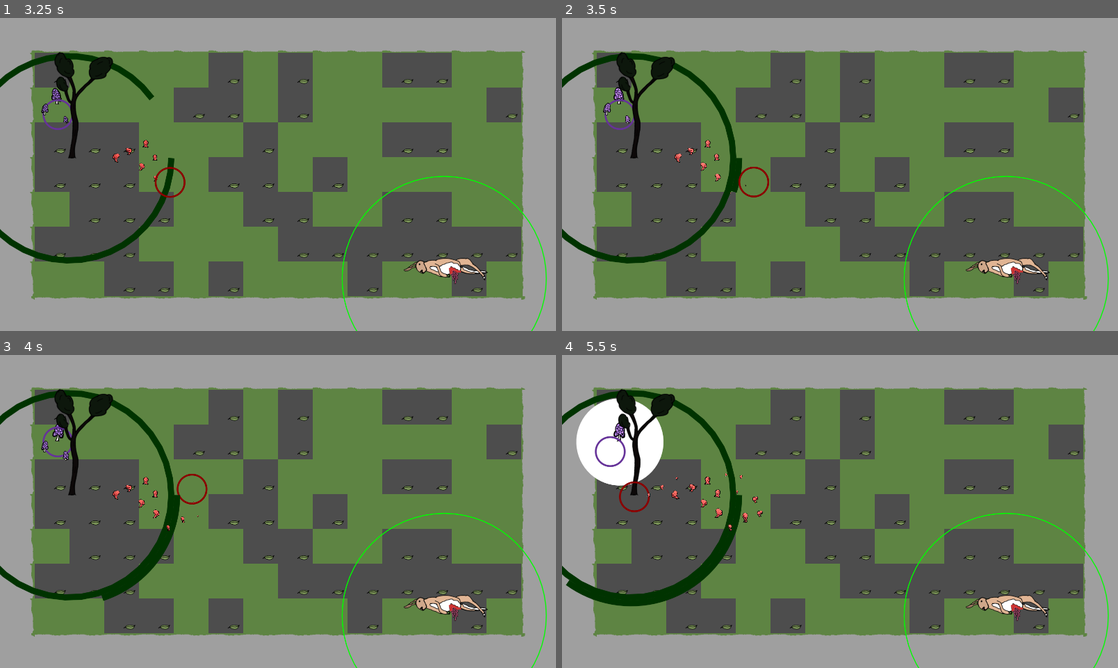
Above: before the commit, frames 1-4 (two rows, left to right).
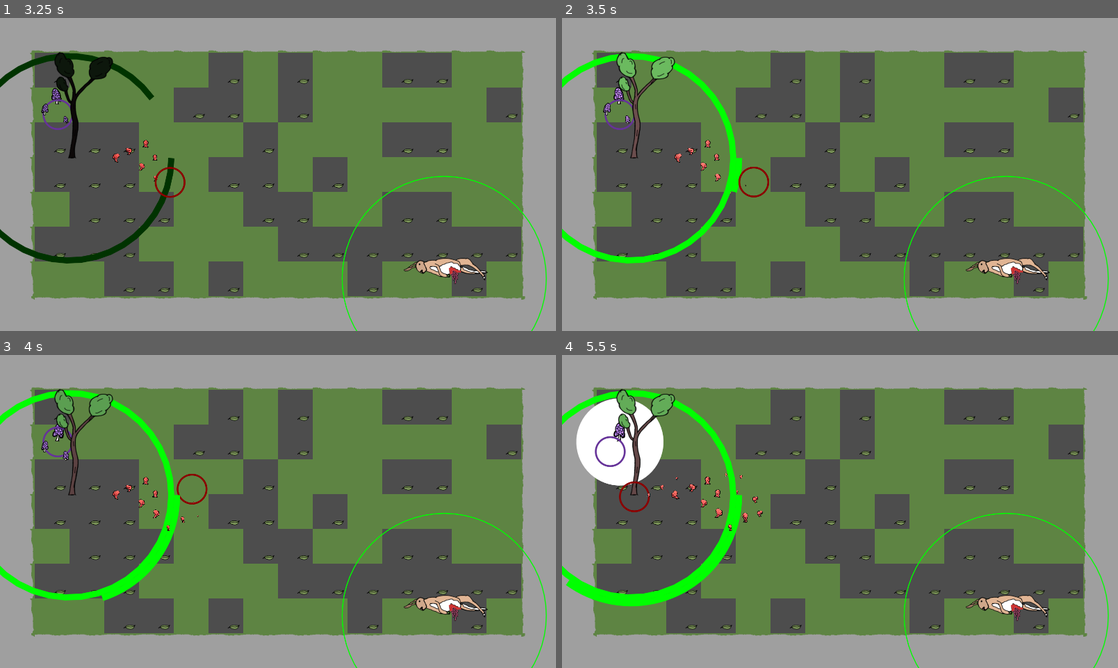
Above: after the commit, the same moments.

Repository: carcinizer/slavic-2025
Game: Godot game, scene res://scenes/main_menu.tscn
Same seed, same stepped clock (60 frames per second), same inputs: the game is played once before the commit and once after it.
Inputs:
- Up to frame 1 (3.25 s): click "Play" at 0.5 s; tap Enter at 1.25 s; hold Right (right1) 1.28-2.03 s; tap S (down2) at 1.35 s; hold Down (down1) 2.03-2.78 s; tap A (left2) at 2.1 s; hold Right (right1) from 2.78 s (still down); tap D (right2) at 2.85 s
- Up to frame 2 (3.5 s): keep holding Right (right1)
- Up to frame 3 (4 s): release Right (right1) at 3.53 s; hold Up (up1) from 3.53 s (still down); tap W (up2) at 3.6 s
- Up to frame 4 (5.5 s): release Up (up1) at 4.28 s; hold Left (left1) from 4.28 s (still down); tap S (down2) at 4.35 s; tap A (left2) at 5.1 s

Frame 1 is identical in both runs. In frame 2, 2.5% of the frame differs, in the area x 0-33%, y 11-79%; in frame 3, 2.8%; in frame 4, 3.2%, in the area x 0-33%, y 11-81%.

Commit message:
modulate tree as well like mushrooms

Diff:
--- a/src/mushroom.gd
+++ b/src/mushroom.gd
@@ -141,12 +141,12 @@
 
 
 func send_tree_pulse(obj: LifeTree, frame: int, chain_timing: int = 0):
-
 	if frame > latest_pulse:
 		latest_pulse = frame
 		latest_time_pulse = frame + chain_timing # basically just pulse accounting for a "chain" so that the effect "spreads" from the tree
 												 # actually not, it's apparently not working
 		latest_pulse_source = obj
+		obj.latest_time_pulse = latest_time_pulse
 		for i in nearby_mushrooms:
 			await get_tree().create_timer(0.05).timeout
 			if is_instance_valid(obj) and is_instance_valid(i):
--- a/src/tree.gd
+++ b/src/tree.gd
@@ -11,6 +11,8 @@
 #var my_connected_mushrooms: Array[Mushroom] = []
 var max_connected_mushrooms := 30
 var min_connected_mushrooms := 10
+
+var latest_time_pulse = 0.0
 
 var dead = false
 var time_since_spawn = 0
@@ -57,7 +59,8 @@
 	queue_redraw()
 
 	get_mushrooms_in_area()
-	print(mushrooms_in_area)
+	if mushrooms_in_area > min_connected_mushrooms:
+		modulate = Color.WHITE.darkened(0.7 * sin(latest_time_pulse * 0.05))
 	mushrooms_in_area = 0
 
 func send_mushroom_pulse():
